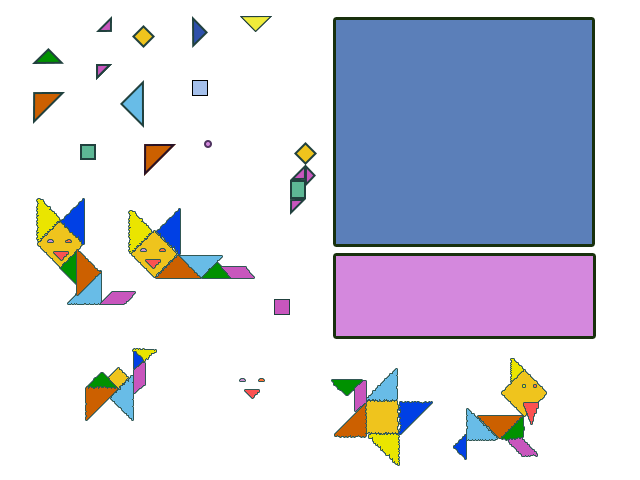
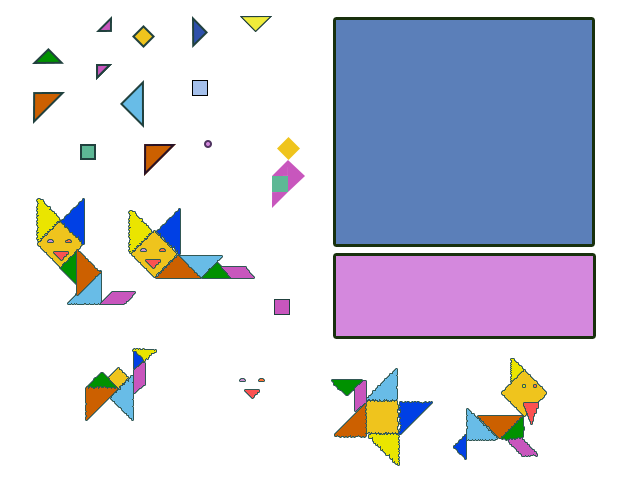
Comparing the layer stacks of the two 640x480 images. Changes:
painted on "Прямоугольник 1" (1st of 2) over 272, 176, 306, 199
painted on "Прямоугольник 1 копия" (1st of 2) over 277, 137, 317, 165
painted on "Многоугольник 1 копия 20" over 288, 160, 316, 192
painted on "Многоугольник 1 копия 7" (1st of 7) over 272, 160, 306, 180
painted on "Многоугольник 1 копия 14" (1st of 2) over 272, 192, 306, 215
